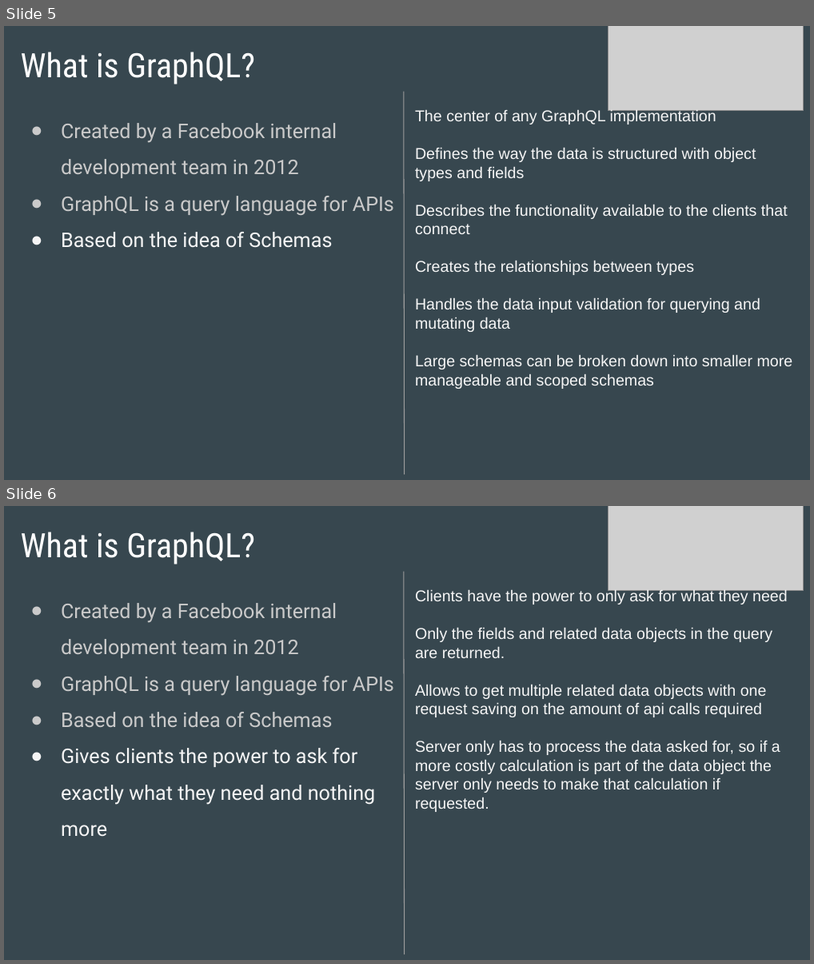
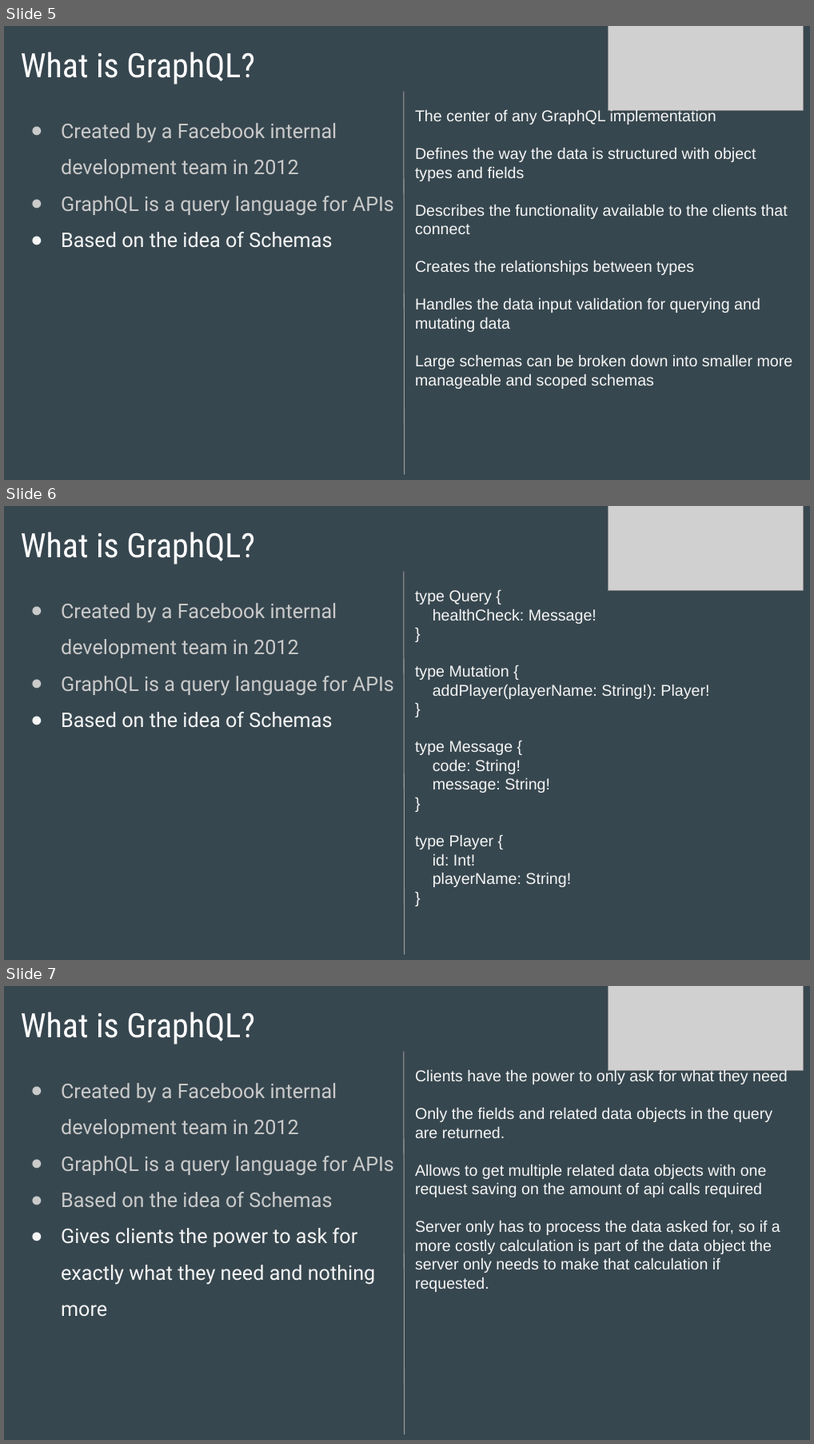
Before and after one commit to unitiweb/golf-players-graphql-demo, a slide deck: slideshow/GraphQL Introduction.pptx. Shown one above the other, each under a label of ours: slides 5 and 6 before the commit, slides 5, 6 and 7 after it. The pictures are 814x964 and 814x1444 pixels, drawn with LibreOffice and Linux fonts; fonts in the diff are those of the drawing; grey boxes stand for pictures. Boxes give left, top, right and bottom in pixels: in the first picture for what was removed or moved away, otherwise in the second. Text is boxed around its words. In the diff, an @@ line names an element or a change of style, - is before the commit and + after.

```diff
--- a/slideshow/GraphQL Introduction.pptx
+++ b/slideshow/GraphQL Introduction.pptx
@@ slide 6 added at (4,506,810,960), background #37474F @@
@@ picture added at (609,506,804,590) @@
@@ title added at (21,532,255,564), 30 pt, text #FFFFFF @@
+What is GraphQL?
@@ line added from (404, 572) to (405, 954), #9E9E9E 0.75 pt @@
@@ text added at (415,590,710,887), 14 pt, text #F5F5F5 @@
+type Query {
+healthCheck: Message!
+}
+type Mutation {
+addPlayer(playerName: String!): Player!
+}
+type Message {
+code: String!
+message: String!
+}
+type Player {
+id: Int!
+playerName: String!
+}
@@ text added at (61,603,394,728), 18 pt, text #CACACA @@
+● Created by a Facebook internal development team in 2012
+● GraphQL is a query language for APIs
+● Based on the idea of Schemas
@@ what was slide 6 is now slide 7 @@
```
Also in this commit, not shown: 1 slide changed, 1 slide removed, 1 other file.
